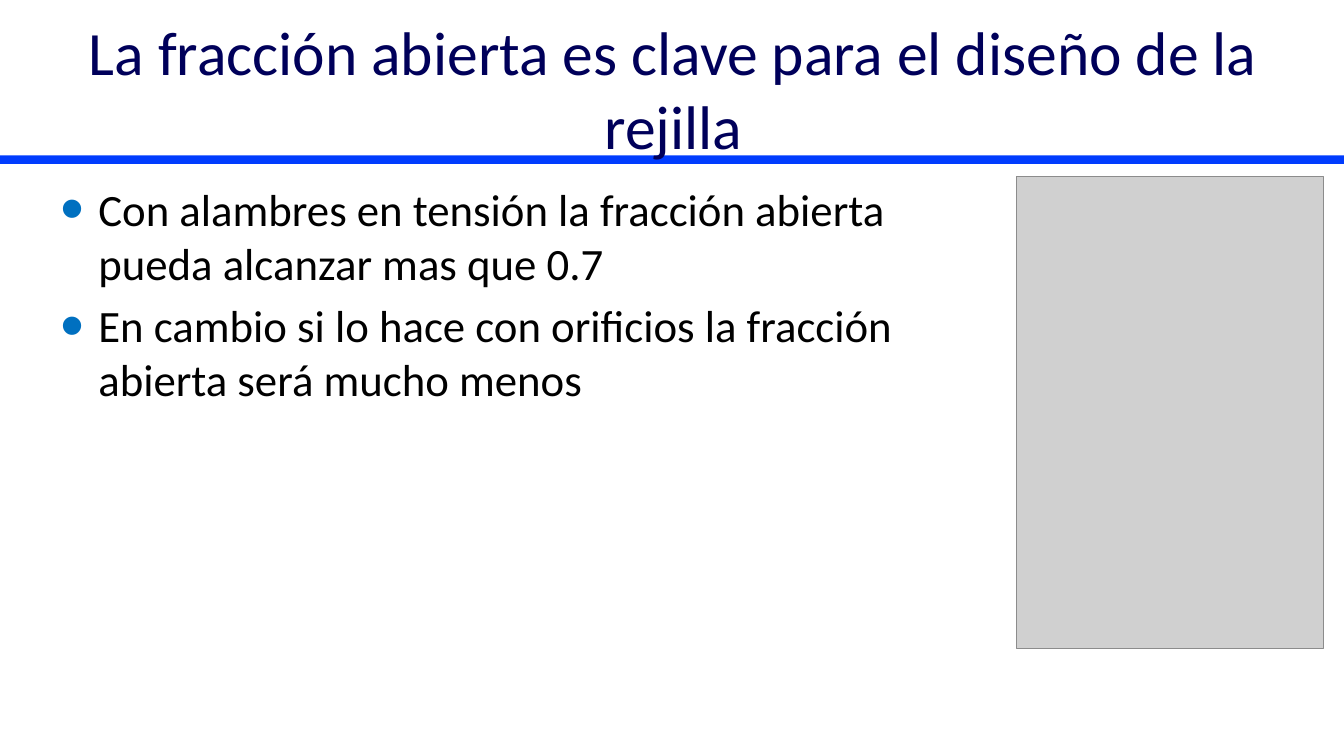
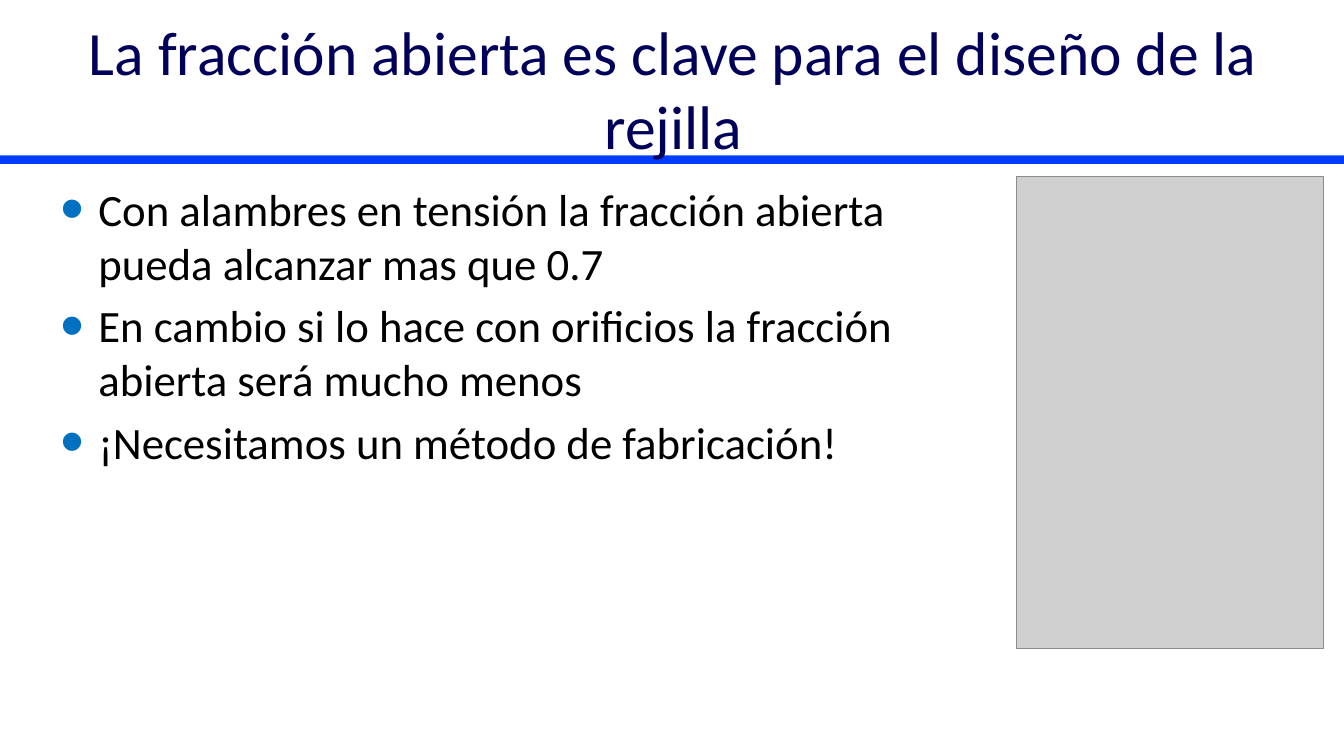
Before and after one commit to AguaClara/IPSWOT-ES, a slide deck: slide 4 of Entrada.pptx. Drawn at 1344x756 pixels with LibreOffice and Linux fonts; fonts in the diff are those of the drawing; grey boxes stand for pictures. Boxes give left, top, right and bottom in pixels: in the first picture for what was removed or moved away, otherwise in the second. Text is boxed around its words. In the diff, an @@ line names an element or a change of style, - is before the commit and + after.

```diff
--- a/Entrada.pptx
+++ b/Entrada.pptx
@@ text at bbox=[98, 428, 837, 467]: paragraph added @@
+• ¡Necesitamos un método de fabricación!
```
Also in this commit, not shown: 1 other slide changed.
